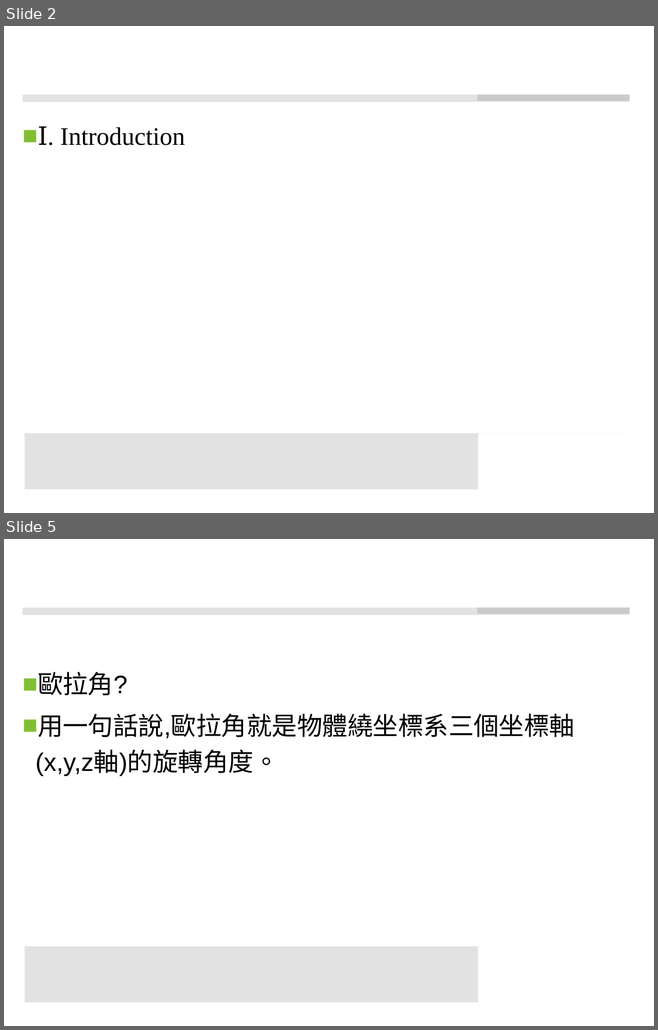
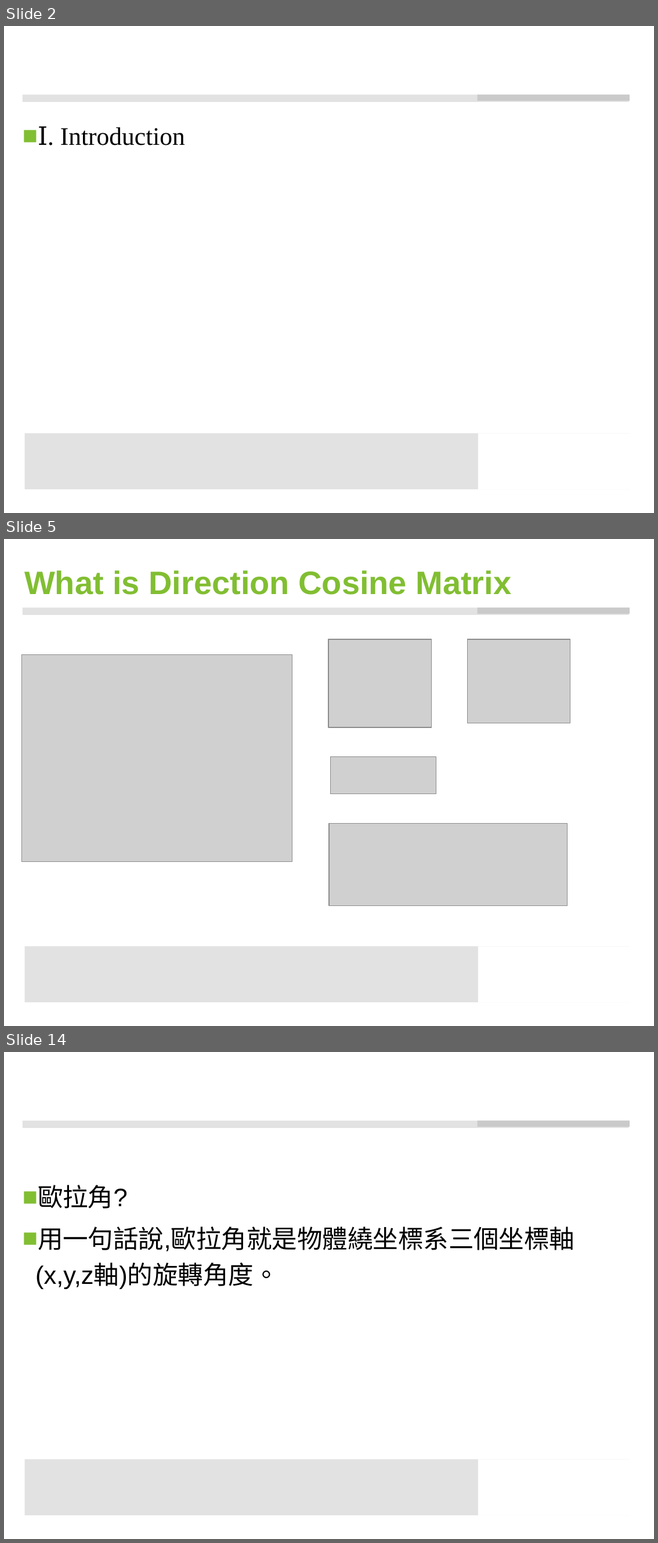
Before and after one commit to ccccjason/VR, a slide deck: data/my_dcm/DCM.pptx. Shown one above the other, each under a label of ours: slides 2 and 5 before the commit, slides 2, 5 and 14 after it; the slides between them are not shown. The pictures are 658x1030 and 658x1543 pixels, drawn with LibreOffice and Linux fonts; fonts in the diff are those of the drawing; grey boxes stand for pictures; background and template pictures are left out. Boxes give left, top, right and bottom in pixels: in the first picture for what was removed or moved away, otherwise in the second. Text is boxed around its words. In the diff, an @@ line names an element or a change of style, - is before the commit and + after.

```diff
--- a/data/my_dcm/DCM.pptx
+++ b/data/my_dcm/DCM.pptx
@@ slide 5 added at [4,539,654,1026], background #FFFFFF; not listed: 4 template elements that a slide beside it also shows @@
@@ title added at [24,570,511,595], 36 pt, text #81BE32, bold @@
+What is Direction Cosine Matrix
@@ picture added at [328,640,431,728] @@
@@ picture added at [467,640,570,723] @@
@@ picture added at [22,654,292,862] @@
@@ picture added at [330,757,436,794] @@
@@ picture added at [329,824,567,906] @@
@@ what was slide 5 is now slide 14 @@
```
Also in this commit, not shown: 3 slides changed, 8 other slides added.
